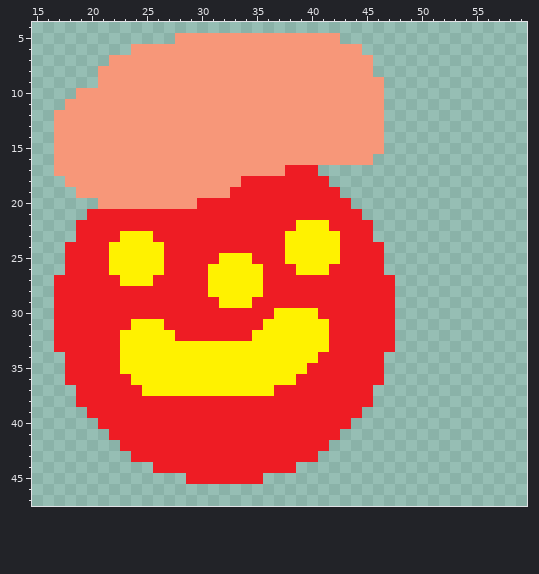
Pixel-art sprite: TopDownShooter/sprites/sprite0/18c34e11-af0a-40d7-a97d-7354c89f6f1c.png. The picture above is the old version.
The file is 64x64 pixels. Shown: x 15..59, y 4..47.
And afterwards:
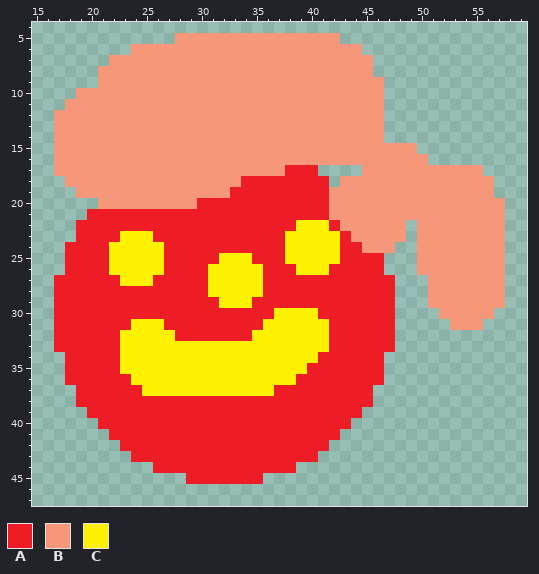
Palette (. is transparent): A #ee1c24  B #f79779  C #fff200
The edit:
@@ x 40..59 @@
 14 BBBBBBB.............
-15 BBBBBBB.............
-16 BBBBBB..............
-17 A...................
-18 AA..................
-19 AAA.................
-20 AAAA................
-21 AAAAA...............
-22 CCAAAA..............
-23 CCCAAA..............
-24 CCCAAAA.............
-25 CCCAAAA.............
-26 CCAAAAA.............
-27 AAAAAAAA............
-28 AAAAAAAA............
-29 AAAAAAAA............
-30 CAAAAAAA............
-31 CCAAAAAA............
+15 BBBBBBBBBB..........
+16 BBBBBBBBBBB.........
+17 A....BBBBBBBBBBB....
+18 AA.BBBBBBBBBBBBBB...
+19 AABBBBBBBBBBBBBBB...
+20 AABBBBBBBBBBBBBBBB..
+21 AABBBBBBBBBBBBBBBB..
+22 CCABBBBBB.BBBBBBBB..
+23 CCCABBBBB.BBBBBBBB..
+24 CCCAABBB..BBBBBBBB..
+25 CCCAAAA...BBBBBBBB..
+26 CCAAAAA...BBBBBBBB..
+27 AAAAAAAA...BBBBBBB..
+28 AAAAAAAA...BBBBBBB..
+29 AAAAAAAA...BBBBBBB..
+30 CAAAAAAA....BBBBB...
+31 CCAAAAAA.....BBB....
 32 CCAAAAAA............
Pixel boxes of the changes (left, top, right, bottom) in both pictures:
changed: (329, 143, 505, 330)
